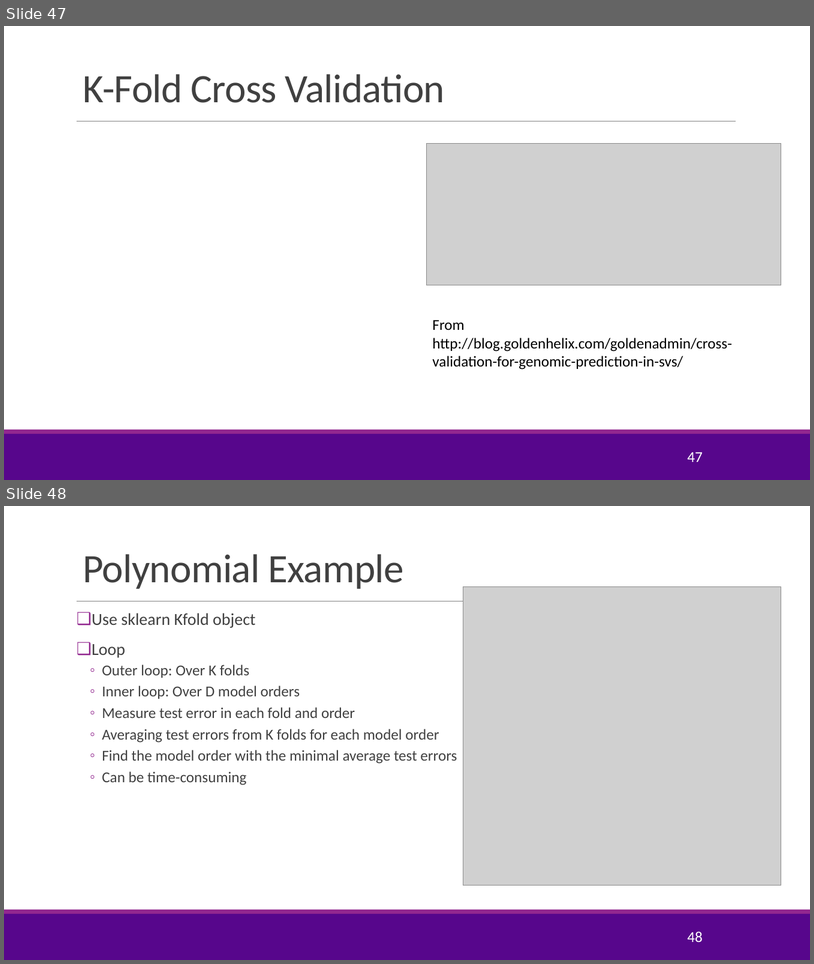
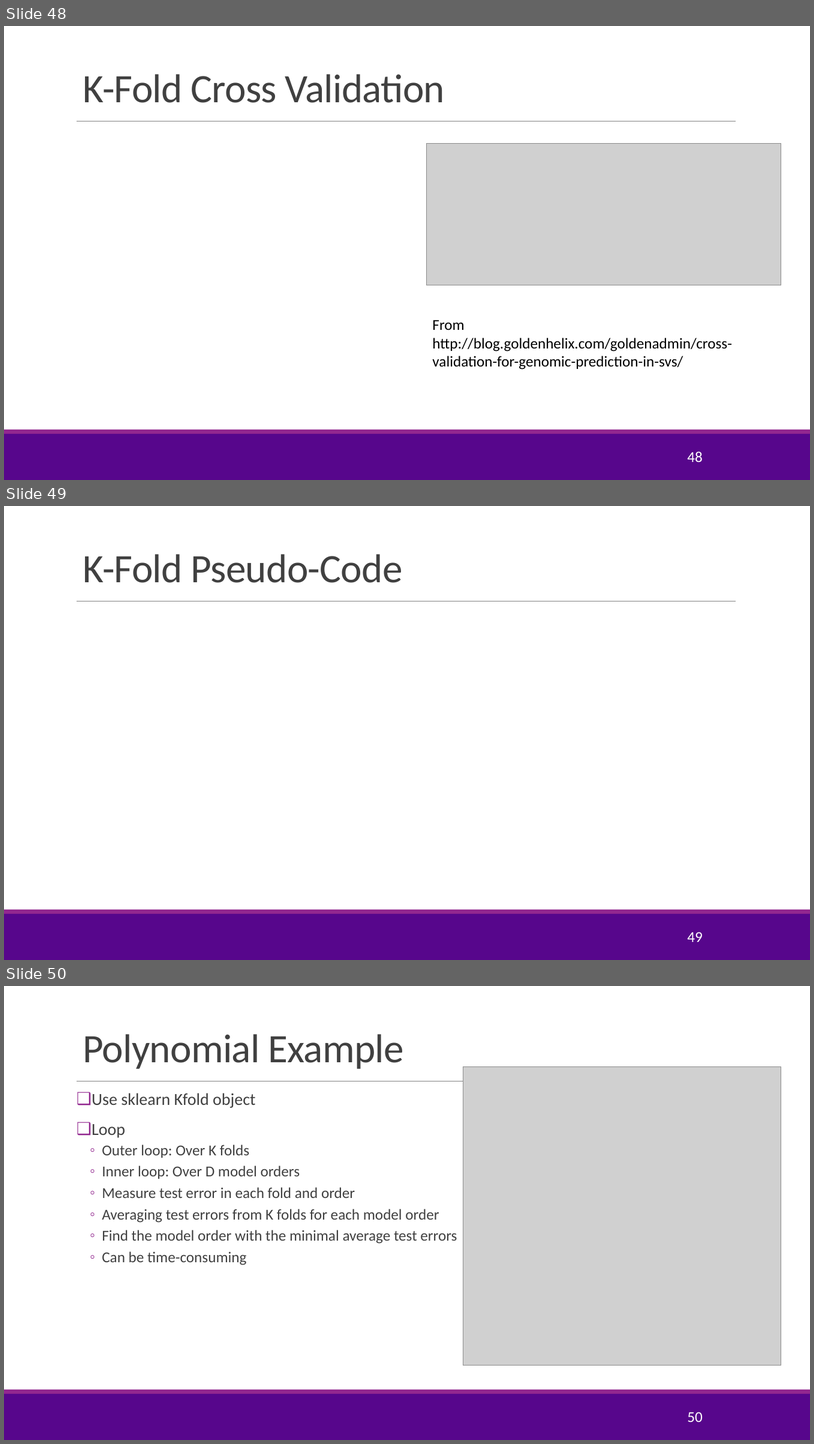
Before and after one commit to joshzzl/introml, a slide deck: lectures/Lect04_ModelSelection.pptx. Shown one above the other, each under a label of ours: slides 47 and 48 before the commit, slides 48, 49 and 50 after it. The pictures are 814x964 and 814x1444 pixels, drawn with LibreOffice and Linux fonts; fonts in the diff are those of the drawing; grey boxes stand for pictures; background and template pictures are left out. Boxes give left, top, right and bottom in pixels: in the first picture for what was removed or moved away, otherwise in the second. Text is boxed around its words. In the diff, an @@ line names an element or a change of style, - is before the commit and + after.

```diff
--- a/lectures/Lect04_ModelSelection.pptx
+++ b/lectures/Lect04_ModelSelection.pptx
@@ slide 49 added at (4, 506, 810, 960), background #FFFFFF; not listed: 3 template elements that a slide beside it also shows @@
@@ title added at (83, 554, 403, 583), 48 pt, text #404040 @@
+K-Fold Pseudo-Code
@@ page number added at (687, 931, 703, 942), 18 pt, text #FFFFFF @@
+49
@@ what was slide 47 is now slide 48 @@
@@ page number at (687, 451, 703, 462): text changed @@
-47
+48
@@ what was slide 48 is now slide 50 @@
@@ page number at (687, 1411, 703, 1422): text changed @@
-48
+50
```
Also in this commit, not shown: 2 other slides added, 16 other files.
